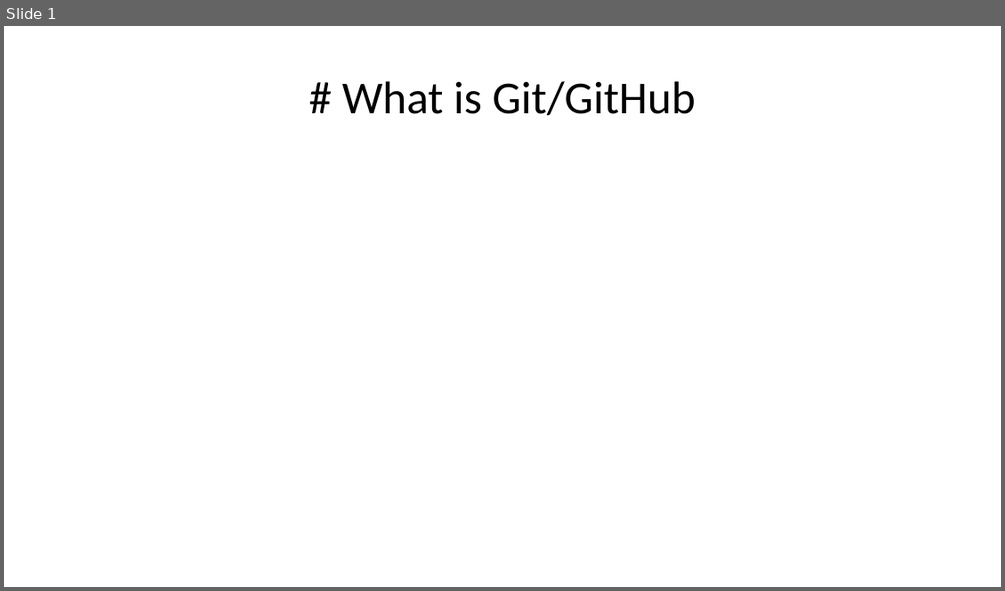
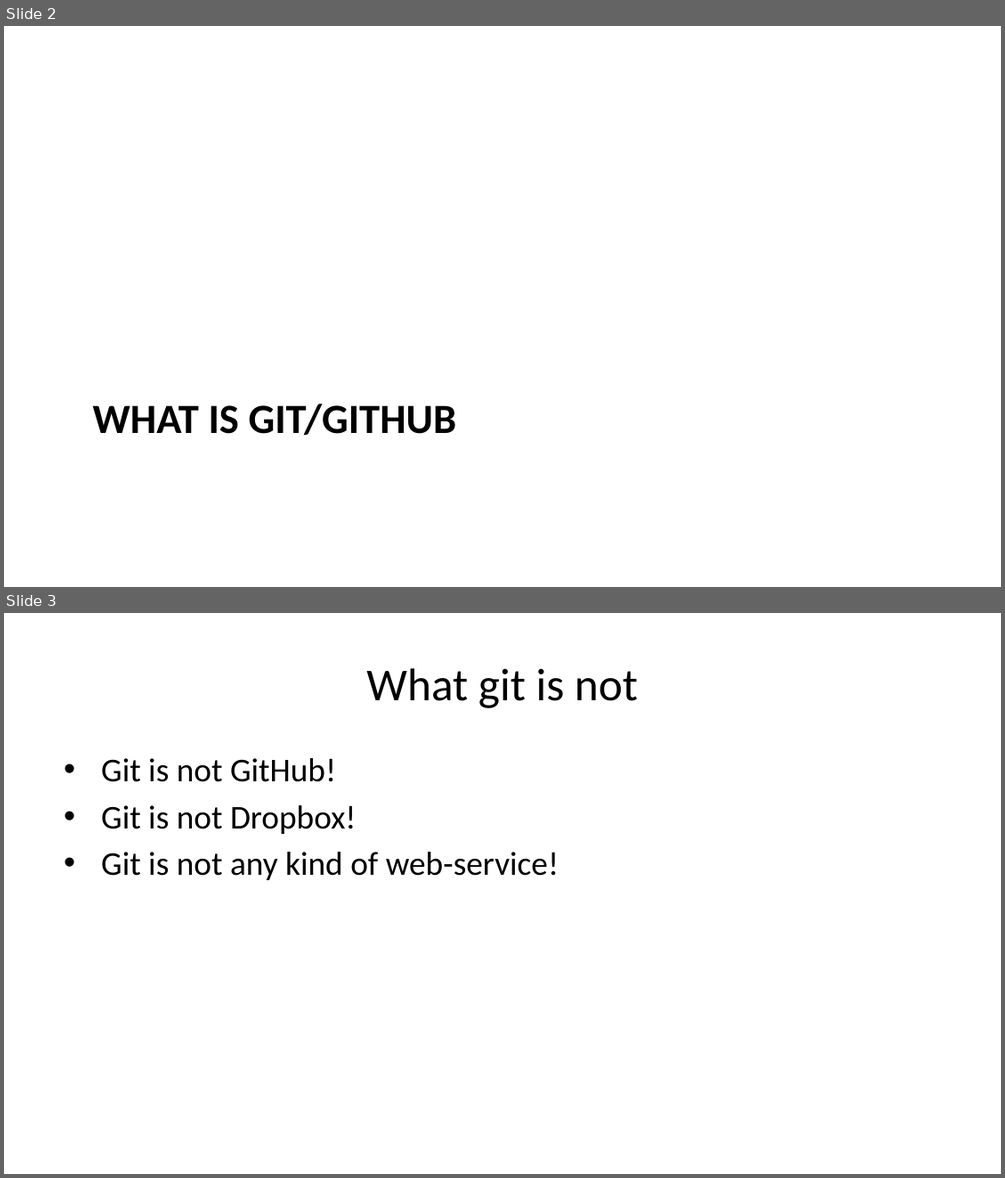
Before and after one commit to dhelgerson/ObsidianVault, a slide deck: git-pres.pptx. Shown one above the other, each under a label of ours: slide 1 before the commit, slides 2 and 3 after it. The pictures are 1005x591 and 1005x1178 pixels, drawn with LibreOffice and Linux fonts; fonts in the diff are those of the drawing. Boxes give left, top, right and bottom in pixels: in the first picture for what was removed or moved away, otherwise in the second. Text is boxed around its words. In the diff, an @@ line names an element or a change of style, - is before the commit and + after.

```diff
--- a/git-pres.pptx
+++ b/git-pres.pptx
@@ slide 3 added at [4, 613, 1001, 1174], background #FFFFFF @@
@@ title added at [366, 668, 638, 708], 33 pt, text #000000 @@
+What git is not
@@ text added at [101, 758, 558, 880], 24 pt, text #000000 @@
+• Git is not GitHub!
+• Git is not Dropbox!
+• Git is not any kind of web-service!
@@ what was slide 1 is now slide 2 @@
@@ slide 2 changed as well @@
@@ title "WHAT IS GIT/GITHUB" at [93, 403, 457, 435]: vertical alignment middle to top @@
@@ title at [93, 403, 457, 435]: text changed; size 33 to 30 pt; bold on @@
-# What is Git/GitHub
+WHAT IS GIT/GITHUB
```
Also in this commit, not shown: 1 other slide changed, 19 other slides added, 1 other file.
